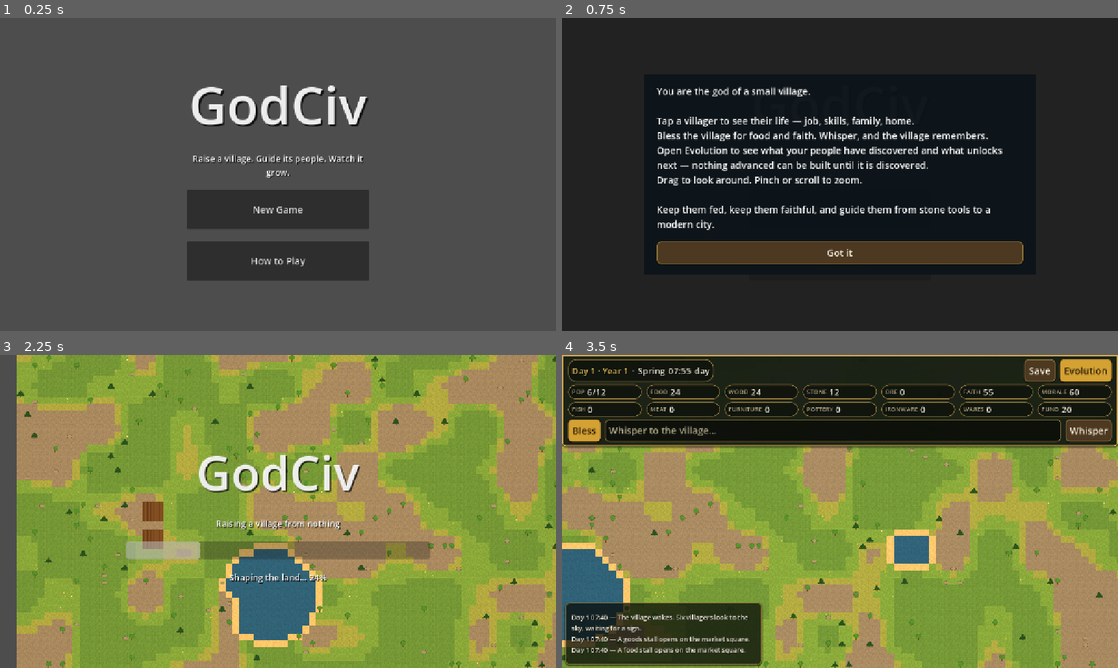
Above: before the commit, frames 1-4 (two rows, left to right).
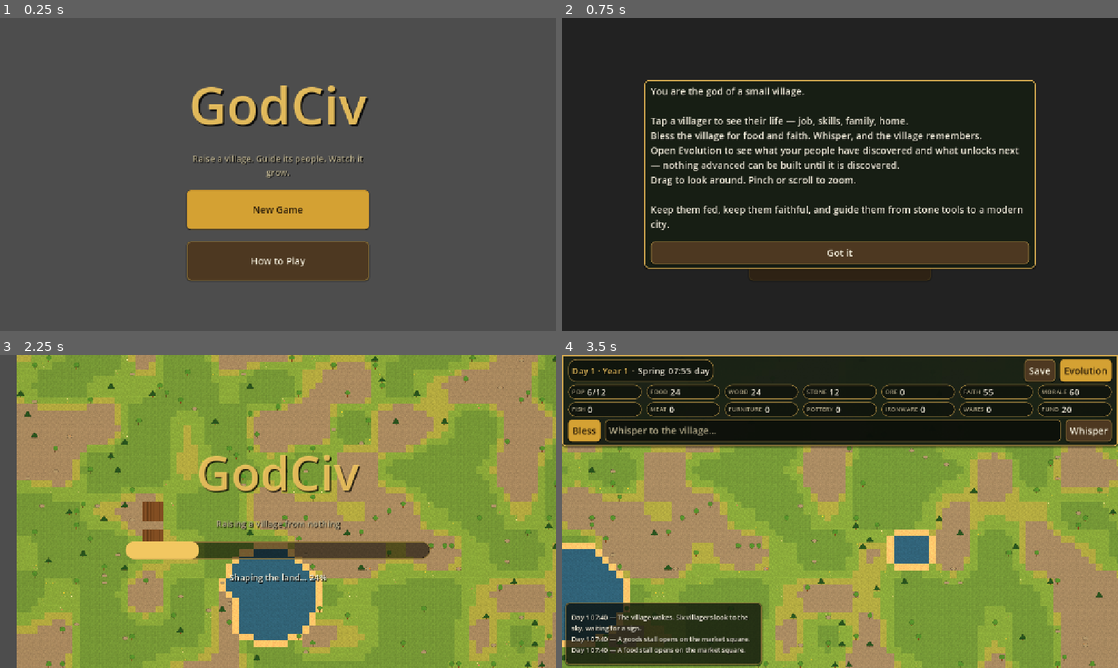
Above: after the commit, the same moments.

Repository: japage1928/godciv
Game: Godot game, scene res://scenes/main.tscn
Same seed, same stepped clock (60 frames per second), same inputs: the game is played once before the commit and once after it.
Inputs (mouse positions are in pixels of both pictures, inside the frame that each line leads up to):
- Up to frame 1 (0.25 s): no input
- Up to frame 2 (0.75 s): click "How to Play" at 0.5 s
- Up to frame 3 (2.25 s): click "Got it" at 1.25 s; click "New Game" at 2 s
- Up to frame 4 (3.5 s): move the mouse to (962, 495) at 2.77 s; hold D from 2.78 s (still down); click (962, 495) at 2.92 s

The runs differ from the first frame. In frame 1, 10% of the frame differs, in the area x 33-67%, y 21-84%; in frame 2, 7.6%; in frame 3, 4.5%; in frame 4, nothing differs.
Error before the commit: Invalid call. Nonexistent function 'set_docked_top' in base 'Nil'. (res://scripts/ui/hud.gd:246)
Error after the commit: Invalid call. Nonexistent function 'set_docked_top' in base 'Nil'. (res://scripts/ui/hud.gd:250)

Commit message:
GodCiv designed UI pass 3: menu + loading screen in theme (gold titles, styled buttons/panels/progress bar); panels emit closed so phone log returns after slide-out

Diff:
--- a/godot/scripts/ui/evolution_sidebar.gd
+++ b/godot/scripts/ui/evolution_sidebar.gd
@@ -19,6 +19,8 @@
 # No unicode symbols the default font may lack: state is shown
 # with plain text pills (NOW / DONE / LOCKED), not glyphs.
 
+signal closed
+
 var _title_label: Label
 var _close_button: Button
 var _body_vbox: VBoxContainer
@@ -28,7 +30,6 @@
 var _now_blurb: Label
 var _next_text: Label
 var _discovery_marks: Array = []
-var _class_values: Array = []
 var _tech_level: int = 0
 var _tech_progress: int = 0
 var _dock_top: float = -1.0
@@ -185,7 +186,6 @@
 		vv.text = str(int(GodCivEconomy.CLASS_THRESHOLDS[i]))
 		GodCivTheme.style_label(vv, body_font, GodCivTheme.GOLD, phone)
 		row2.add_child(vv)
-		_class_values.append(vv)
 	var jobs_lines: Array[String] = []
 	for i in range(GodCivEconomy.DISCOVERIES.size()):
 		var d2: Dictionary = GodCivEconomy.DISCOVERIES[i] as Dictionary
@@ -259,6 +259,7 @@
 func _on_slide_finished() -> void:
 	if _hiding:
 		visible = false
+		closed.emit()
 
 
 func toggle_sidebar() -> void:
--- a/godot/scripts/ui/hud.gd
+++ b/godot/scripts/ui/hud.gd
@@ -62,6 +62,10 @@
 	# all tech/discovery detail so the top bar stays simple.
 	_evolution_sidebar = GodCivEvolutionSidebar.new()
 	add_child(_evolution_sidebar)
+	# When a panel finishes sliding closed, the phone log may
+	# need to come back (see _update_log_visibility).
+	_evolution_sidebar.closed.connect(_update_log_visibility)
+	_villager_card.closed.connect(_update_log_visibility)
 	get_viewport().size_changed.connect(_on_viewport_resized)
 	call_deferred("_position_panels")
 
--- a/godot/scripts/ui/loading_screen.gd
+++ b/godot/scripts/ui/loading_screen.gd
@@ -33,18 +33,14 @@
 	_title_label = Label.new()
 	_title_label.text = "GodCiv"
 	_title_label.horizontal_alignment = HORIZONTAL_ALIGNMENT_CENTER
-	_title_label.add_theme_font_size_override("font_size", 150 if GodCivPhoneUI.is_portrait(get_viewport()) else 110)
-	_title_label.add_theme_color_override("font_color", Color(1, 1, 1))
-	_title_label.add_theme_color_override("font_shadow_color", Color(0, 0, 0, 0.6))
+	GodCivTheme.style_label(_title_label, 150 if GodCivPhoneUI.is_portrait(get_viewport()) else 110, GodCivTheme.GOLD, GodCivPhoneUI.is_portrait(get_viewport()))
 	_title_label.add_theme_constant_override("shadow_offset_x", 3)
 	_title_label.add_theme_constant_override("shadow_offset_y", 3)
 	column.add_child(_title_label)
 	var tag := Label.new()
 	tag.text = "Raising a village from nothing"
 	tag.horizontal_alignment = HORIZONTAL_ALIGNMENT_CENTER
-	tag.add_theme_font_size_override("font_size", GodCivPhoneUI.body_font(get_viewport()))
-	tag.add_theme_color_override("font_color", Color(1, 1, 1))
-	tag.add_theme_color_override("font_shadow_color", Color(0, 0, 0, 0.6))
+	GodCivTheme.style_label(tag, GodCivPhoneUI.body_font(get_viewport()), GodCivTheme.TEXT_DIM, GodCivPhoneUI.is_portrait(get_viewport()))
 	tag.add_theme_constant_override("shadow_offset_x", 2)
 	tag.add_theme_constant_override("shadow_offset_y", 2)
 	column.add_child(tag)
@@ -54,13 +50,12 @@
 	_bar.value = 0.0
 	_bar.show_percentage = false
 	_bar.custom_minimum_size = Vector2(900, 56) if GodCivPhoneUI.is_portrait(get_viewport()) else Vector2(700, 40)
+	GodCivTheme.style_progress_bar(_bar, GodCivPhoneUI.is_portrait(get_viewport()))
 	column.add_child(_bar)
 	_status_label = Label.new()
 	_status_label.text = "Shaping the land… 0%"
 	_status_label.horizontal_alignment = HORIZONTAL_ALIGNMENT_CENTER
-	_status_label.add_theme_font_size_override("font_size", GodCivPhoneUI.body_font(get_viewport()))
-	_status_label.add_theme_color_override("font_color", Color(1, 1, 1))
-	_status_label.add_theme_color_override("font_shadow_color", Color(0, 0, 0, 0.6))
+	GodCivTheme.style_label(_status_label, GodCivPhoneUI.body_font(get_viewport()), GodCivTheme.TEXT_MAIN, GodCivPhoneUI.is_portrait(get_viewport()))
 	_status_label.add_theme_constant_override("shadow_offset_x", 2)
 	_status_label.add_theme_constant_override("shadow_offset_y", 2)
 	column.add_child(_status_label)
--- a/godot/scripts/ui/main_menu.gd
+++ b/godot/scripts/ui/main_menu.gd
@@ -49,8 +49,7 @@
 	_title_label.text = "GodCiv"
 	_title_label.horizontal_alignment = HORIZONTAL_ALIGNMENT_CENTER
 	_title_label.add_theme_font_size_override("font_size", 170 if phone else 120)
-	_title_label.add_theme_color_override("font_color", Color(1, 1, 1))
-	_title_label.add_theme_color_override("font_shadow_color", Color(0, 0, 0, 0.6))
+	GodCivTheme.style_label(_title_label, 170 if phone else 120, GodCivTheme.GOLD, phone)
 	_title_label.add_theme_constant_override("shadow_offset_x", 4)
 	_title_label.add_theme_constant_override("shadow_offset_y", 4)
 	column.add_child(_title_label)
@@ -58,31 +57,28 @@
 	tag.text = "Raise a village. Guide its people. Watch it grow."
 	tag.horizontal_alignment = HORIZONTAL_ALIGNMENT_CENTER
 	tag.autowrap_mode = TextServer.AUTOWRAP_WORD_SMART
-	tag.add_theme_font_size_override("font_size", GodCivPhoneUI.body_font(vp))
-	tag.add_theme_color_override("font_color", Color(1, 1, 1))
-	tag.add_theme_color_override("font_shadow_color", Color(0, 0, 0, 0.6))
+	GodCivTheme.style_label(tag, GodCivPhoneUI.body_font(vp), GodCivTheme.TEXT_DIM, phone)
 	tag.add_theme_constant_override("shadow_offset_x", 2)
 	tag.add_theme_constant_override("shadow_offset_y", 2)
 	column.add_child(tag)
 	var btn_size := Vector2(560, 120) if phone else Vector2(420, 90)
 	var btn_font: int = GodCivPhoneUI.button_font(vp)
-	_continue_button = _menu_button("Continue", btn_size, btn_font)
+	_continue_button = _menu_button("Continue", btn_size, btn_font, "primary")
 	_continue_button.pressed.connect(func() -> void: continue_requested.emit())
 	column.add_child(_continue_button)
-	var new_button := _menu_button("New Game", btn_size, btn_font)
+	var new_button := _menu_button("New Game", btn_size, btn_font, "primary")
 	new_button.pressed.connect(_on_new_game_pressed)
 	column.add_child(new_button)
-	var how_button := _menu_button("How to Play", btn_size, btn_font)
+	var how_button := _menu_button("How to Play", btn_size, btn_font, "secondary")
 	how_button.pressed.connect(func() -> void: _how_panel.visible = true)
 	column.add_child(how_button)
 	_how_panel = _overlay_panel(func(col: VBoxContainer) -> void:
 		var how_label := Label.new()
 		how_label.text = HOW_TO_TEXT
 		how_label.autowrap_mode = TextServer.AUTOWRAP_WORD_SMART
-		how_label.add_theme_font_size_override("font_size", 40 if phone else 22)
-		how_label.add_theme_color_override("font_color", Color(1, 1, 1))
+		GodCivTheme.style_label(how_label, 40 if phone else 22, GodCivTheme.TEXT_MAIN, phone)
 		col.add_child(how_label)
-		var how_close := GodCivPhoneUI.big_button(vp, "Got it")
+		var how_close := GodCivPhoneUI.big_button(vp, "Got it", "secondary")
 		how_close.pressed.connect(func() -> void: _how_panel.visible = false)
 		col.add_child(how_close)
 	)
@@ -91,13 +87,12 @@
 		var confirm_label := Label.new()
 		confirm_label.text = "A saved village already exists.\nStart a new village and erase the old one?"
 		confirm_label.autowrap_mode = TextServer.AUTOWRAP_WORD_SMART
-		confirm_label.add_theme_font_size_override("font_size", 44 if phone else 24)
-		confirm_label.add_theme_color_override("font_color", Color(1, 1, 1))
+		GodCivTheme.style_label(confirm_label, 44 if phone else 24, GodCivTheme.TEXT_MAIN, phone)
 		col.add_child(confirm_label)
-		var yes_button := GodCivPhoneUI.big_button(vp, "Yes, start over")
+		var yes_button := GodCivPhoneUI.big_button(vp, "Yes, start over", "primary")
 		yes_button.pressed.connect(func() -> void: new_game_requested.emit())
 		col.add_child(yes_button)
-		var no_button := GodCivPhoneUI.big_button(vp, "No, keep my village")
+		var no_button := GodCivPhoneUI.big_button(vp, "No, keep my village", "secondary")
 		no_button.pressed.connect(func() -> void: _confirm_panel.visible = false)
 		col.add_child(no_button)
 	)
@@ -111,11 +106,12 @@
 	_title_label.modulate.a = 0.85 + 0.15 * sin(_t * 2.0)
 
 
-func _menu_button(text: String, min_size: Vector2, font_size: int) -> Button:
+func _menu_button(text: String, min_size: Vector2, font_size: int, kind: String = "primary") -> Button:
 	var b := Button.new()
 	b.text = text
 	b.custom_minimum_size = min_size
 	b.add_theme_font_size_override("font_size", font_size)
+	GodCivTheme.style_button(b, GodCivPhoneUI.is_portrait(get_viewport()), kind)
 	return b
 
 
@@ -134,13 +130,7 @@
 	center.set_anchors_preset(Control.PRESET_FULL_RECT)
 	overlay.add_child(center)
 	var panel := PanelContainer.new()
-	var style := StyleBoxFlat.new()
-	style.bg_color = Color(0.05, 0.08, 0.1, 0.95)
-	style.content_margin_left = 28.0
-	style.content_margin_right = 28.0
-	style.content_margin_top = 24.0
-	style.content_margin_bottom = 24.0
-	panel.add_theme_stylebox_override("panel", style)
+	panel.add_theme_stylebox_override("panel", GodCivTheme.panel_style(GodCivPhoneUI.is_portrait(get_viewport()), GodCivTheme.PANEL_BG_SOLID))
 	var w: float = get_viewport().get_visible_rect().size.x
 	panel.custom_minimum_size = Vector2(minf(w * 0.88, 900.0), 0)
 	center.add_child(panel)
--- a/godot/scripts/ui/villager_card.gd
+++ b/godot/scripts/ui/villager_card.gd
@@ -11,6 +11,8 @@
 # Bless/Whisper stay visible and tappable while it is open.
 # The design doc's deliberation/intent fields are model work and
 # are NOT in this card: no LLM anywhere in the rebuild.
+
+signal closed
 
 var _title_label: Label
 var _body_vbox: VBoxContainer
@@ -194,6 +196,7 @@
 		visible = false
 		_villager = null
 		_village = null
+		closed.emit()
 
 
 func is_open() -> bool:
